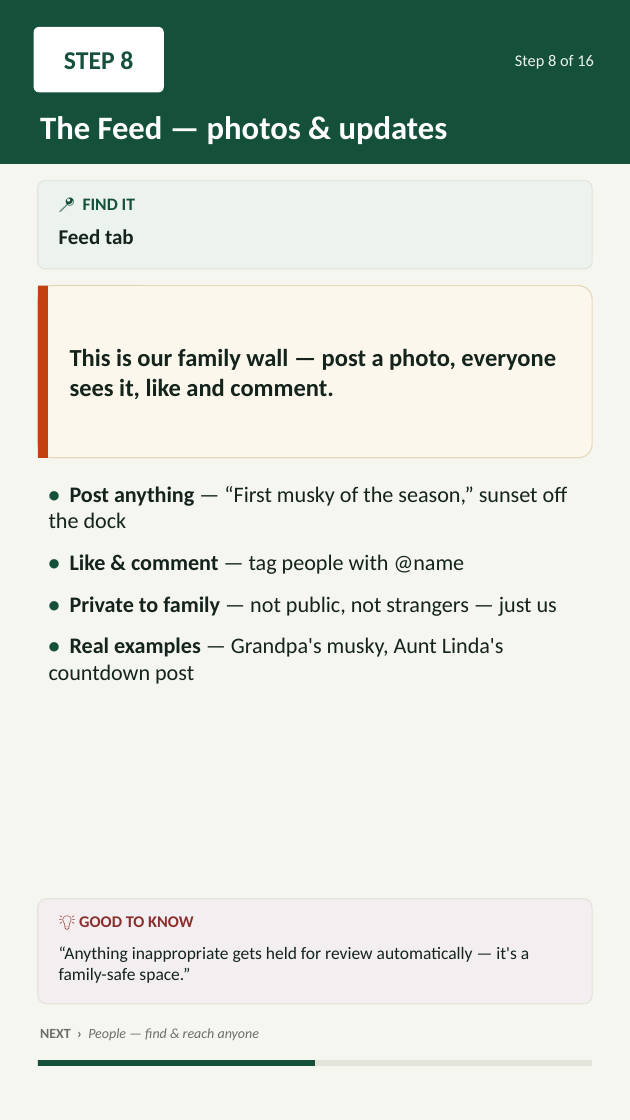
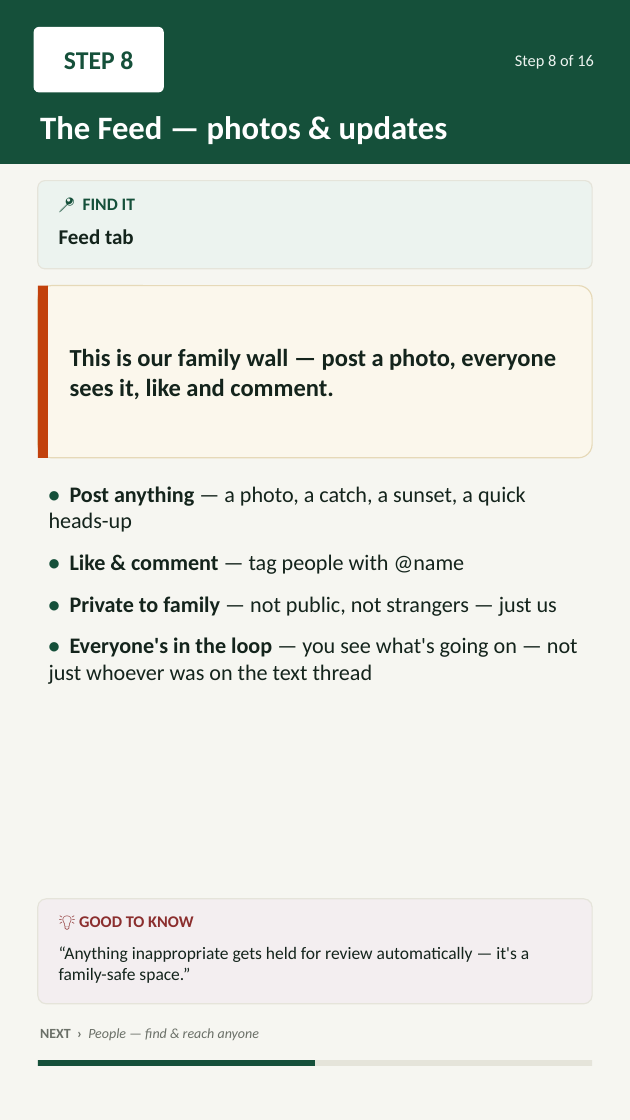
Before and after one commit to btheis15/mlr-app, a slide deck: slide 9 of presentation/MLR-App-Presentation.pptx. Drawn at 630x1120 pixels with LibreOffice and Linux fonts; fonts in the diff are those of the drawing. Boxes give left, top, right and bottom in pixels: in the first picture for what was removed or moved away, otherwise in the second. Text is boxed around its words. In the diff, an @@ line names an element or a change of style, - is before the commit and + after.

```diff
--- a/presentation/MLR-App-Presentation.pptx
+++ b/presentation/MLR-App-Presentation.pptx
@@ text at (x1=49, y1=486, x2=526, y2=532): text changed @@
-• Post anything — “First musky of the season,” sunset off the dock
+• Post anything — a photo, a catch, a sunset, a quick heads-up
@@ text at (x1=49, y1=637, x2=578, y2=684): text changed @@
-• Real examples — Grandpa's musky, Aunt Linda's countdown post
+• Everyone's in the loop — you see what's going on — not just whoever was on the text thread
```
Also in this commit, not shown: 4 other slides changed, 2 other files.
